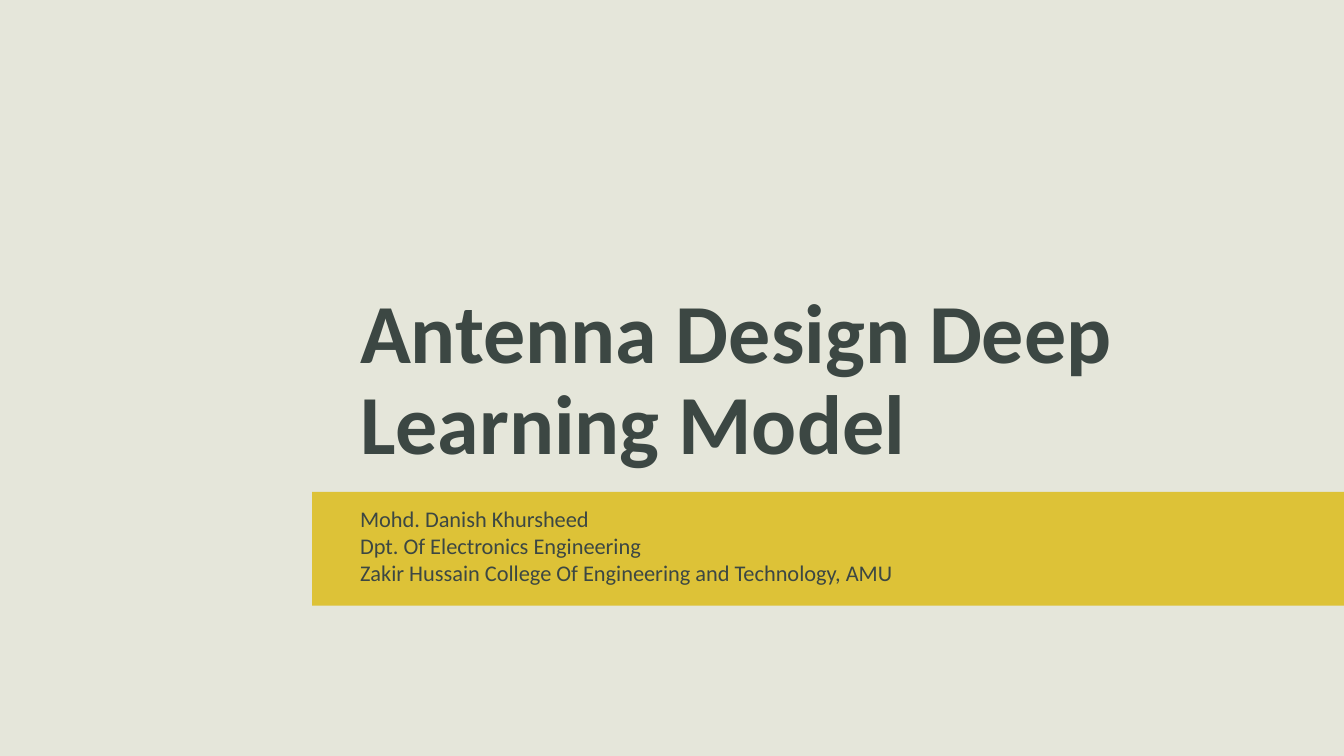
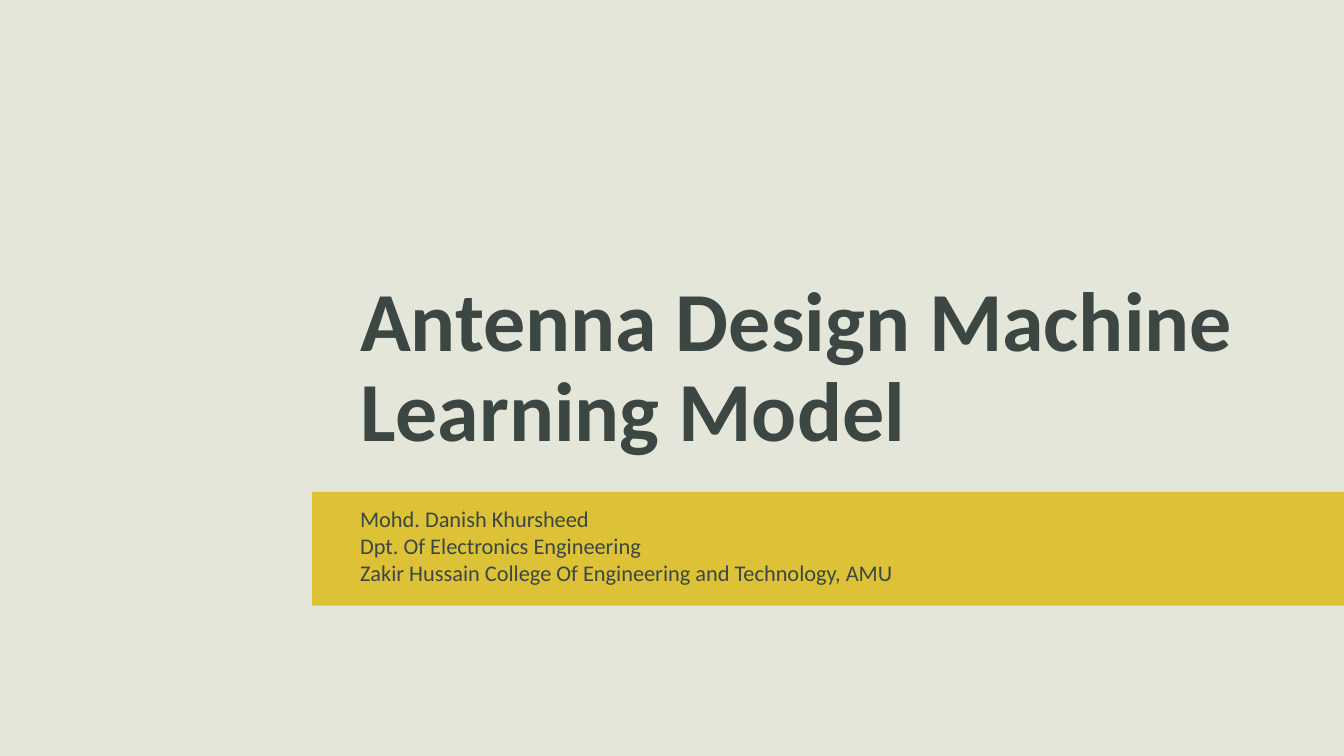
Before and after one commit to thatdanish/IEEE-AP-MTT-Report-Project, a slide deck: slide 1 of Antenna Design Deep Learning Model.pptx. Drawn at 1344x756 pixels with LibreOffice and Linux fonts; fonts in the diff are those of the drawing; background and template pictures are left out. Boxes give left, top, right and bottom in pixels: in the first picture for what was removed or moved away, otherwise in the second. Text is boxed around its words. In the diff, an @@ line names an element or a change of style, - is before the commit and + after.

```diff
--- a/Antenna Design Deep Learning Model.pptx
+++ b/Antenna Design Deep Learning Model.pptx
@@ title at (x1=360, y1=292, x2=1232, y2=455): text changed @@
-Antenna Design Deep Learning Model
+Antenna Design Machine Learning Model
```
Also in this commit, not shown: 3 other slides changed, 4 other files.
